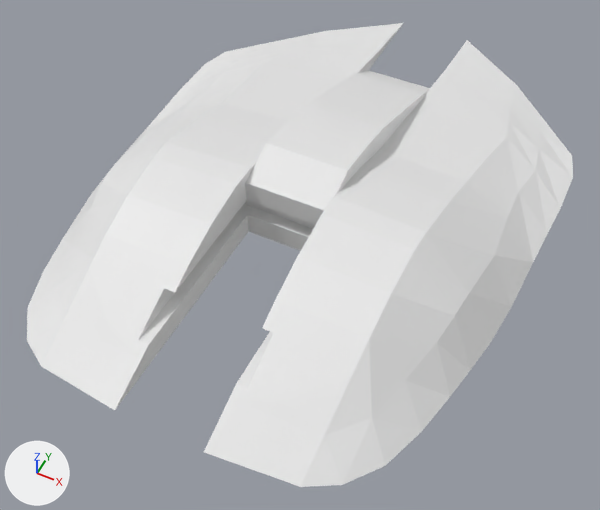
The Blender file Assets/Art/ships/ship_dev2/model.blend, before and after one commit.
Camera for both pictures: a 50 mm lens placed at (6.03, -13.38, 14.07), pointed at (0.15, -1.62, -0.64). Arrows for +X, +Y and +Z are at lower left; the lights stay in place. Materials are left out; every surface is plain grey.

Before the edit, the objects in view are built like this:
```python
me_plane_002 = bpy.data.meshes.new('Plane.002')
me_plane_002.from_pydata(...)  # 52 vertices, 54 faces; spans x -1.0..1.0, y -2.0..5.0, z 0.0..1.91
me_plane_003 = bpy.data.meshes.new('Plane.003')
me_plane_003.from_pydata(...)  # 111 vertices, 110 faces; spans x -5.3..-1.0, y -7.4..7.7, z 0.0..1.8
ob_cockpit = bpy.data.objects.new('Cockpit', me_plane_002)
ob_cockpit.location = (0.0, 0.0, 0.0)
ob_plane = bpy.data.objects.new('Plane', me_plane_003)
ob_plane.location = (0.0, 0.0, 0.0)
_m = ob_plane.modifiers.new('Mirror', 'MIRROR')
```
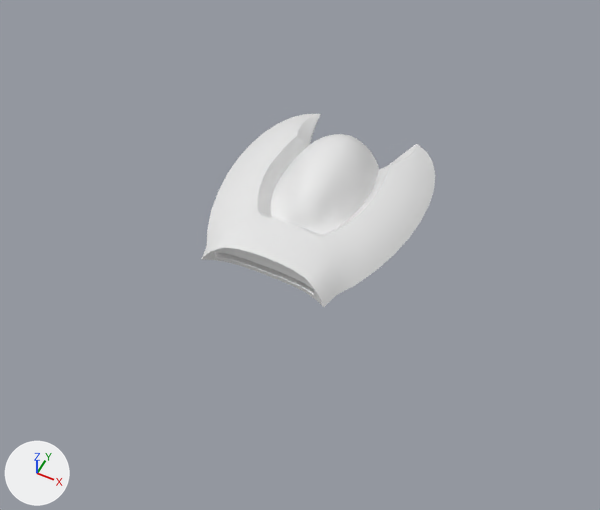
What changed in the scene script:
```text
Change me_plane_002:
    used by ob_cockpit; location = (0.0, 0.0, 0.0)
    remove me_plane_002.from_pydata(...)  # 52 vertices, 54 faces; spans x -1.0..1.0, y -2.0..5.0, z 0.0..1.91
    add me_plane_002.from_pydata(...)  # 506 vertices, 440 faces, 2 loose edges; spans x -1.1..0.0, y -1.52..1.75, z -0.22..1.06
    me_plane_002 part 1: 52 vertices removed from x -1.0..1.0, y -2.0..5.0, z 0.0..1.91; 506 vertices added at x -1.1..0.0, y -1.52..1.75, z -0.22..1.06
    me_plane_002 part 2: the surface is now shaded smooth
Add me_mesh_005:
    me_mesh_005.from_pydata(...)  # 233 vertices, 211 faces; spans x -2.47..0.0, y -3.25..2.65, z -0.09..0.61
    me_mesh_005.polygons.foreach_set('use_smooth', [True] * 211)
Remove ob_plane:
    ob_plane = bpy.data.objects.new('Plane', me_plane_003)
    ob_plane.location = (0.0, 0.0, 0.0)
    _m = ob_plane.modifiers.new('Mirror', 'MIRROR')
Change ob_cockpit:
    add _m = ob_cockpit.modifiers.new('Mirror', 'MIRROR')
    add _m.use_clip = True
    add _m = ob_cockpit.modifiers.new('EdgeSplit', 'EDGE_SPLIT')
    add _m.use_edge_angle = False
Add ob_ship_body:
    ob_ship_body = bpy.data.objects.new('Ship Body', me_mesh_005)
    ob_ship_body.location = (0.0, 0.0, 0.0)
    _m = ob_ship_body.modifiers.new('Mirror', 'MIRROR')
    _m.use_clip = True
    _m = ob_ship_body.modifiers.new('EdgeSplit', 'EDGE_SPLIT')
    _m.use_edge_angle = False
```

Boxes (x1, y1, x2, y2) around the edits, measured in the pictures (600 x 510 px):
'Plane', deleted
    before: (27, 23, 573, 487)
'Ship Body', added
    after: (201, 114, 435, 307)
'Cockpit', reshaped, modifiers changed (41% narrower, 44% shorter)
    before: (245, 70, 430, 251)
    after: (271, 134, 379, 235)
part 1 of me_plane_002, built on
    before: (245, 70, 430, 251)
    after: (271, 134, 379, 235)
